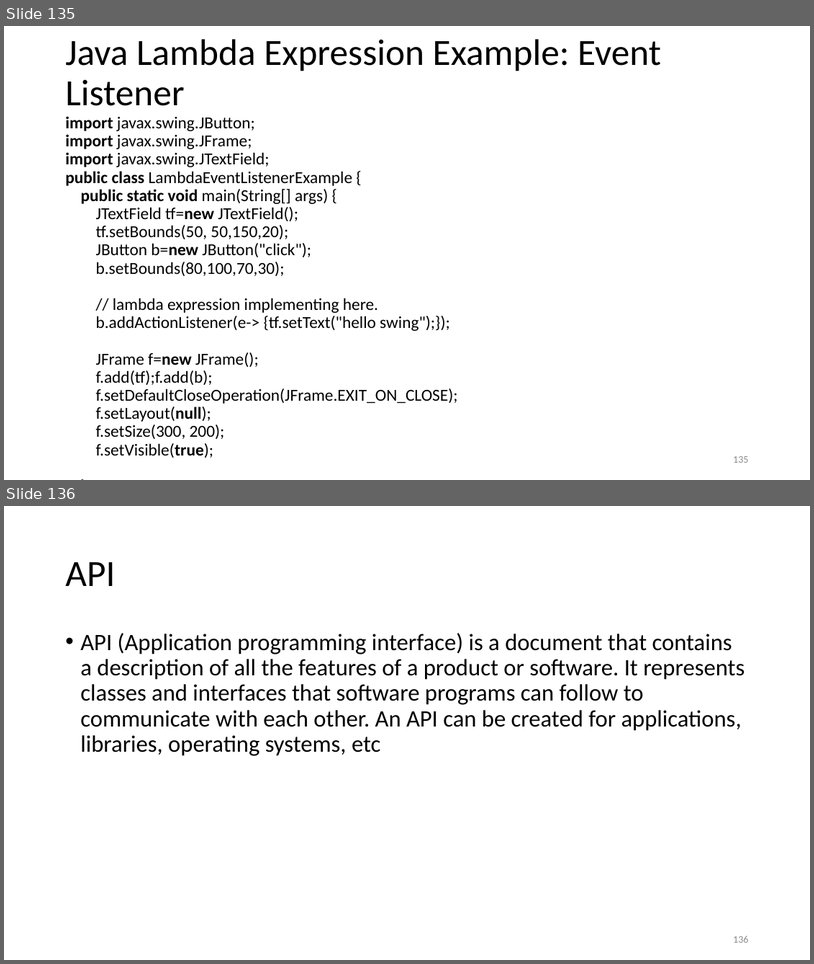
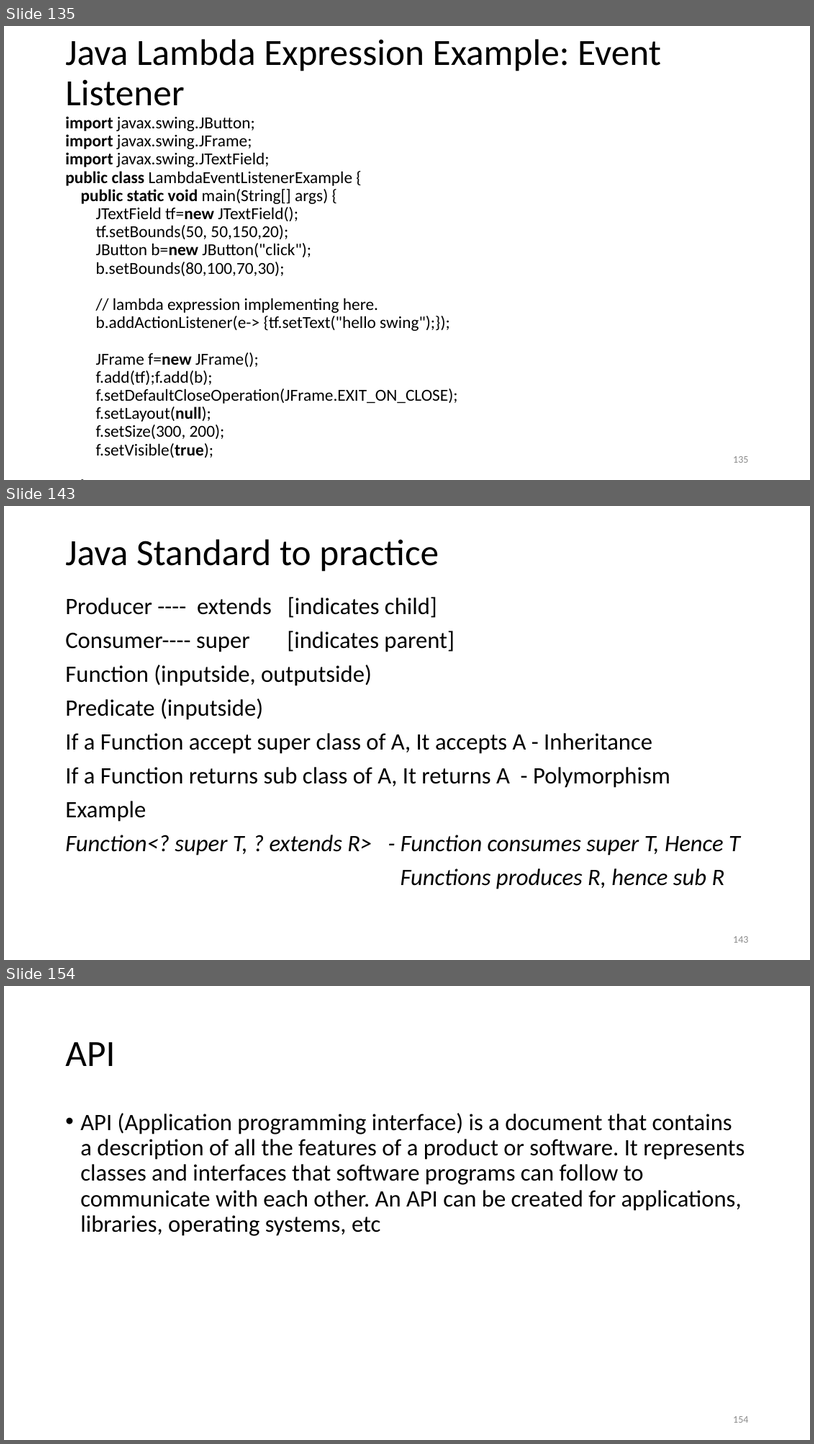
Before and after one commit to suniljeevan/JAVA-FULLSTACK-DEVELOPMENT-2026, a slide deck: COURSE MATERIALS/Module-1 CSE3427.pptx. Shown one above the other, each under a label of ours: slides 135 and 136 before the commit, slides 135, 143 and 154 after it; the slides between them are not shown. The pictures are 814x964 and 814x1444 pixels, drawn with LibreOffice and Linux fonts; fonts in the diff are those of the drawing; background and template pictures are left out. Boxes give left, top, right and bottom in pixels: in the first picture for what was removed or moved away, otherwise in the second. Text is boxed around its words. In the diff, an @@ line names an element or a change of style, - is before the commit and + after.

```diff
--- a/COURSE MATERIALS/Module-1 CSE3427.pptx
+++ b/COURSE MATERIALS/Module-1 CSE3427.pptx
@@ slide 143 added at <box>4,506,810,960</box>, background #FFFFFF @@
@@ title added at <box>65,539,439,572</box>, 44 pt, text #000000 @@
+Java Standard to practice
@@ text added at <box>65,597,741,889</box>, 28 pt, text #000000 @@
+Producer ---- extends [indicates child]
+Consumer---- super [indicates parent]
+Function (inputside, outputside)
+Predicate (inputside)
+If a Function accept super class of A, It accepts A - Inheritance
+If a Function returns sub class of A, It returns A - Polymorphism
+Example
+Function<? super T, ? extends R> - Function consumes super T, Hence T
+Functions produces R, hence sub R
@@ page number added at <box>733,936,748,942</box>, 12 pt, text #8C8C8C @@
+143
@@ what was slide 136 is now slide 154 @@
@@ page number at <box>733,1416,748,1422</box>: text changed @@
-136
+154
```
Also in this commit, not shown: 1 slide changed, 17 other slides added.
